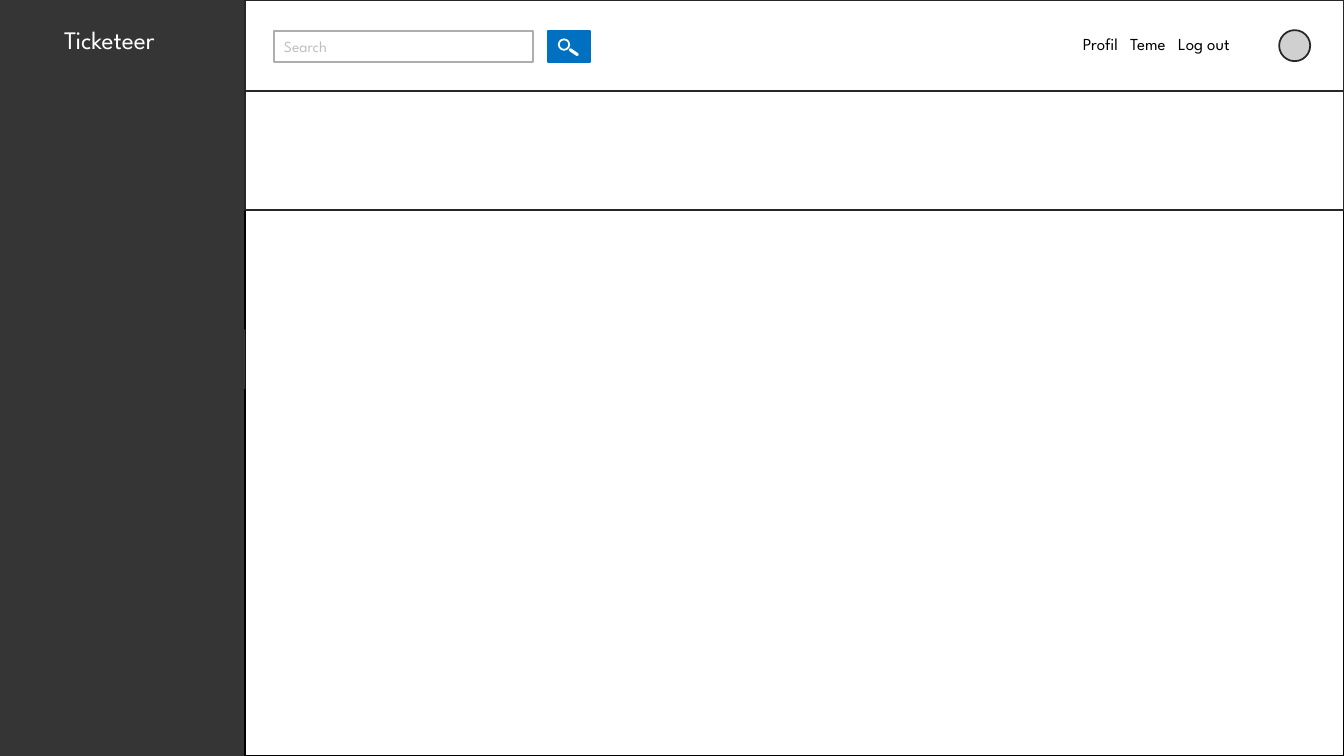
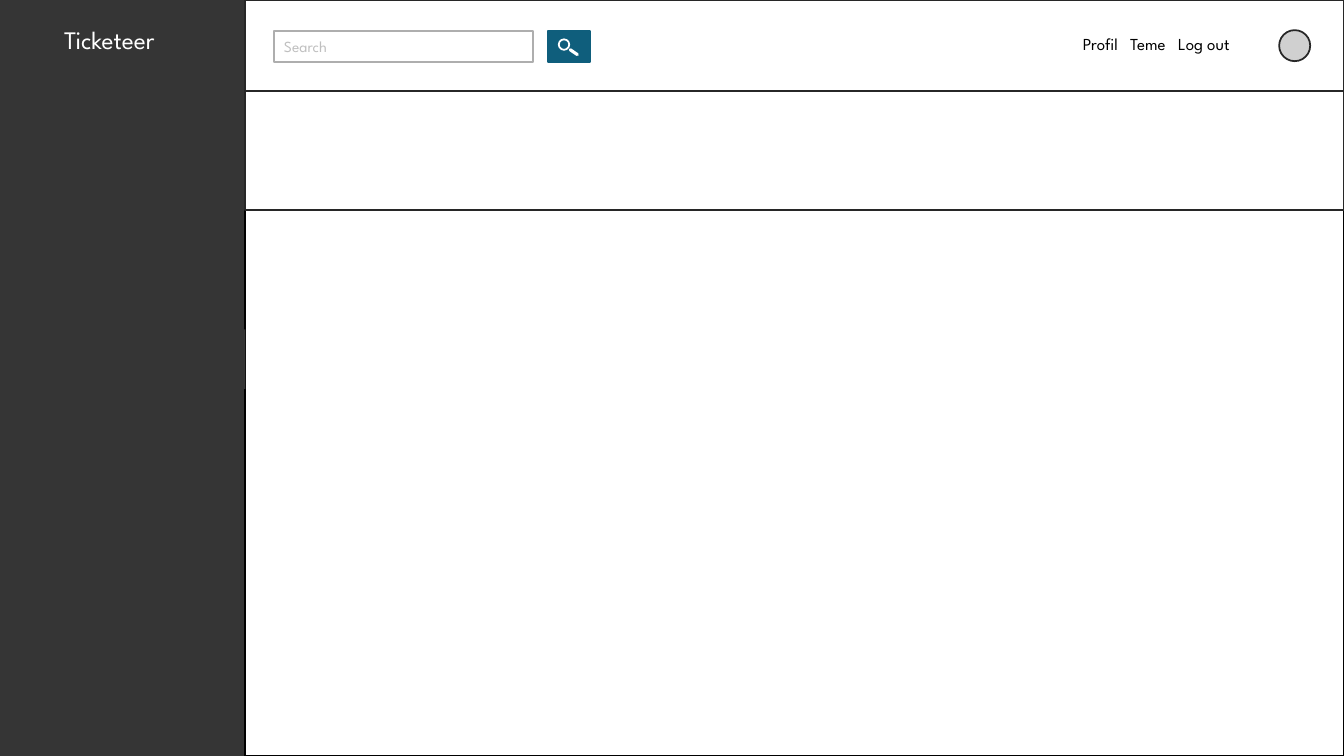
Before and after one commit to BNikola/ticketeer_old, a slide deck: slide 19 of Ticketeer.pptx. Drawn at 1344x756 pixels with LibreOffice and Linux fonts; fonts in the diff are those of the drawing; grey boxes stand for pictures. Boxes give left, top, right and bottom in pixels: in the first picture for what was removed or moved away, otherwise in the second. Text is boxed around its words. In the diff, an @@ line names an element or a change of style, - is before the commit and + after.

```diff
--- a/Ticketeer.pptx
+++ b/Ticketeer.pptx
@@ rectangle at box(548, 31, 591, 62): fill #0070C0 to #0F5E7C; outline #0070C0 1.25 pt to #0F5E7C 1.25 pt @@
```
Also in this commit, not shown: 3 other slides changed.
